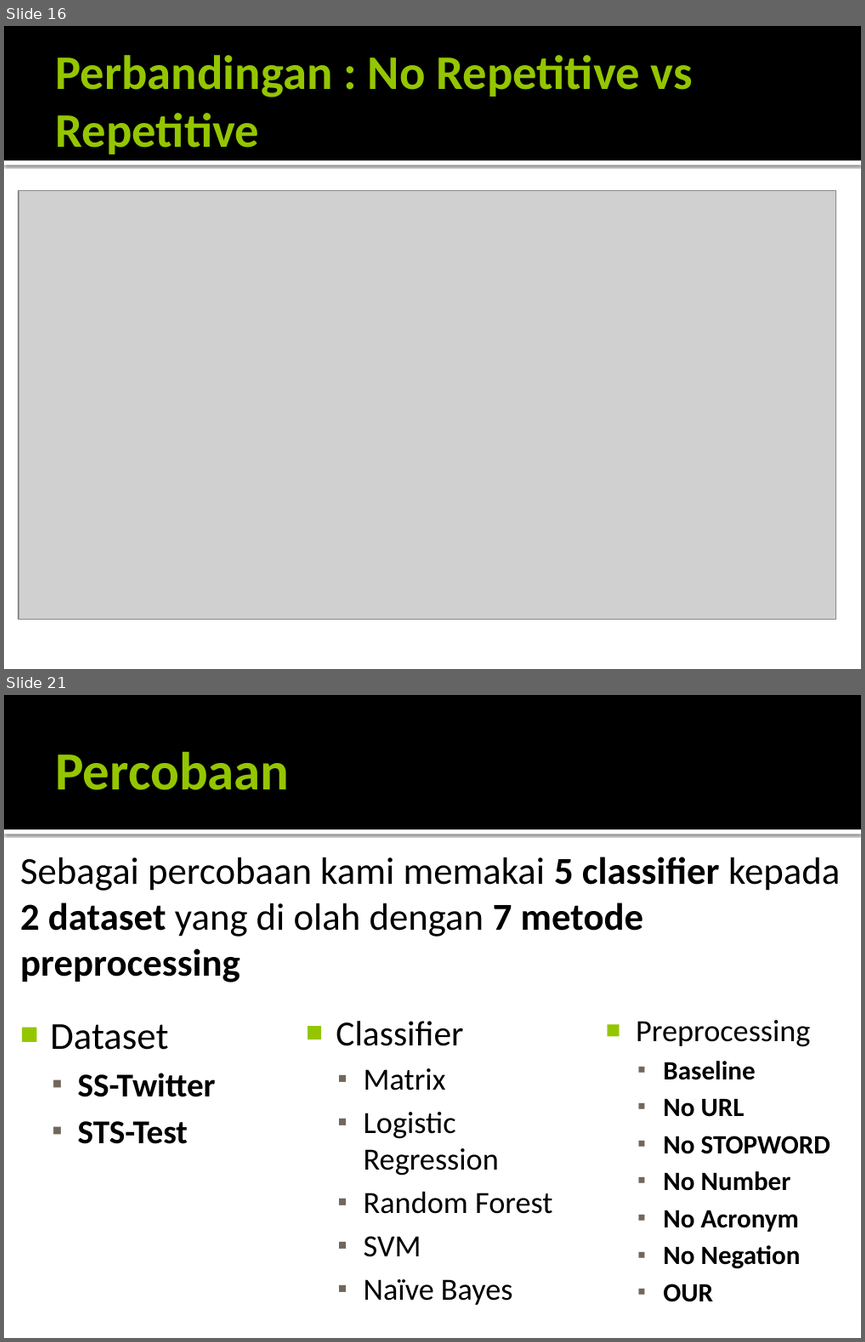
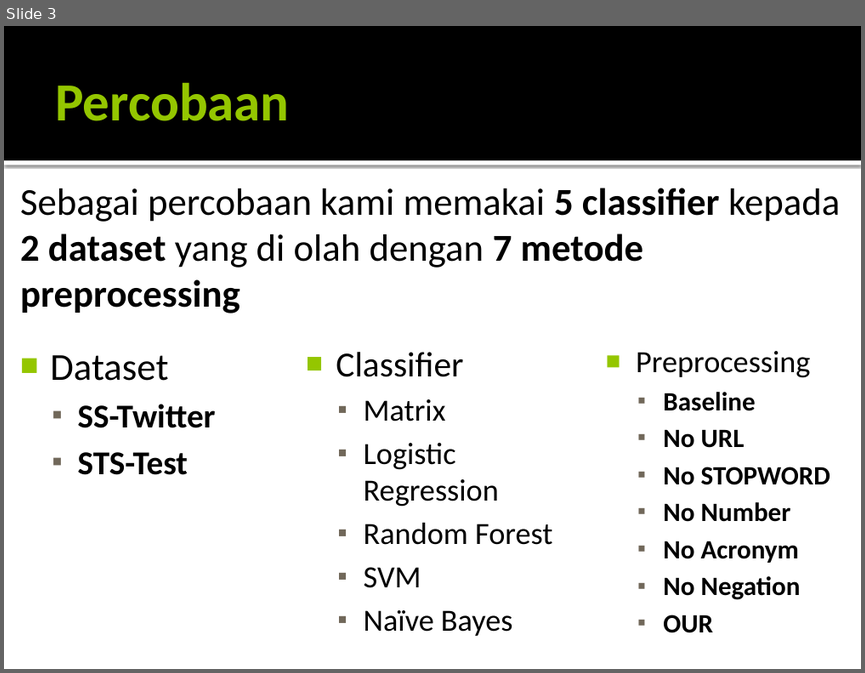
Before and after one commit to TegarSU/Data-Mining, a slide deck: FP/FP-FINAL.pptx. Shown one above the other, each under a label of ours: slides 16 and 21 before the commit, slide 3 after it; the slides between them are not shown. The pictures are 865x1342 and 865x673 pixels, drawn with LibreOffice and Linux fonts; fonts in the diff are those of the drawing; grey boxes stand for pictures. Boxes give left, top, right and bottom in pixels: in the first picture for what was removed or moved away, otherwise in the second. Text is boxed around its words. In the diff, an @@ line names an element or a change of style, - is before the commit and + after.

```diff
--- a/FP/FP-FINAL.pptx
+++ b/FP/FP-FINAL.pptx
@@ slide 16 removed at (4,26,861,669), background #FFFFFF; not listed: 2 template elements that a slide beside it also shows @@
@@ title removed at (55,55,692,154) @@
-Perbandingan : No Repetitive vs Repetitive
@@ picture removed at (18,191,836,619) @@
@@ what was slide 21 is now slide 3 @@
```
Also in this commit, not shown: 1 slide changed, 4 slides added, 18 other slides removed, 4 other files.
